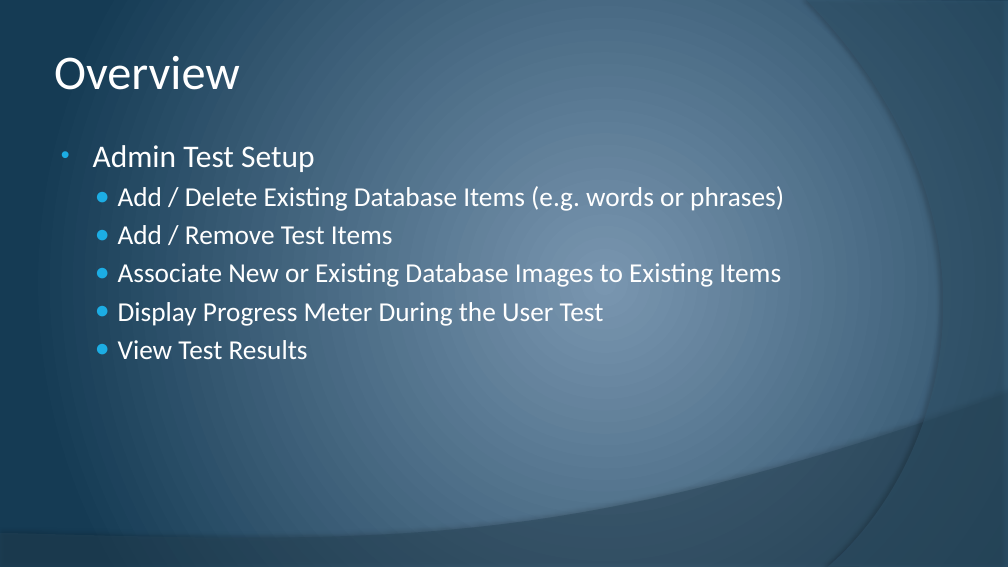
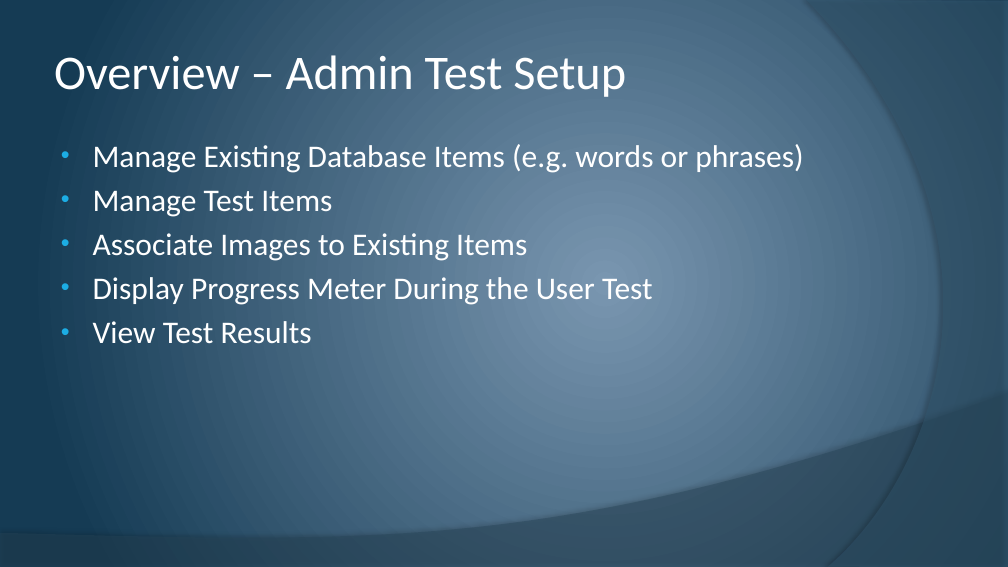
Before and after one commit to cstultz/cis234, a slide deck: slide 6 of assigns/assign10/t1-a10.pptx (slide 4 before the commit). Drawn at 1008x567 pixels with LibreOffice and Linux fonts; fonts in the diff are those of the drawing. Boxes give left, top, right and bottom in pixels: in the first picture for what was removed or moved away, otherwise in the second. Text is boxed around its words. In the diff, an @@ line names an element or a change of style, - is before the commit and + after.

Commit message:
updated JAR exe and Powerpoint presentation

```diff
--- a/assigns/assign10/t1-a10.pptx
+++ b/assigns/assign10/t1-a10.pptx
@@ title at bbox=[54, 55, 626, 97]: text changed @@
-Overview
+Overview – Admin Test Setup
@@ text at bbox=[93, 144, 803, 261]: text changed; size 26 to 30 pt @@
-• Admin Test Setup
-  ● Add / Delete Existing Database Items (e.g. words or phrases)
-  ● Add / Remove Test Items
-  ● Associate New or Existing Database Images to Existing Items
+• Manage Existing Database Items (e.g. words or phrases)
+• Manage Test Items
+• Associate Images to Existing Items
@@ text at bbox=[93, 277, 653, 344]: size 26 to 30 pt in "Display Progress Meter During the User Test", "View Test Results"; bullet ● to •; list level 2 to 1 in "Display Progress Meter During the ..."; list level 2 to 1 in "View Test Results" @@
```
Also in this commit, not shown: 3 other slides changed, 7 slides added, 2 slides removed, 2 other files.
